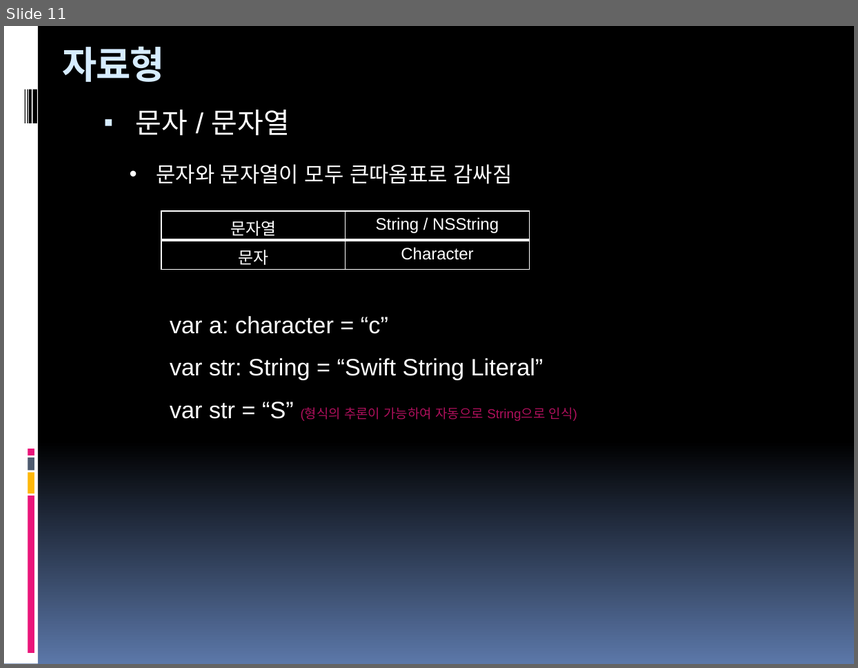
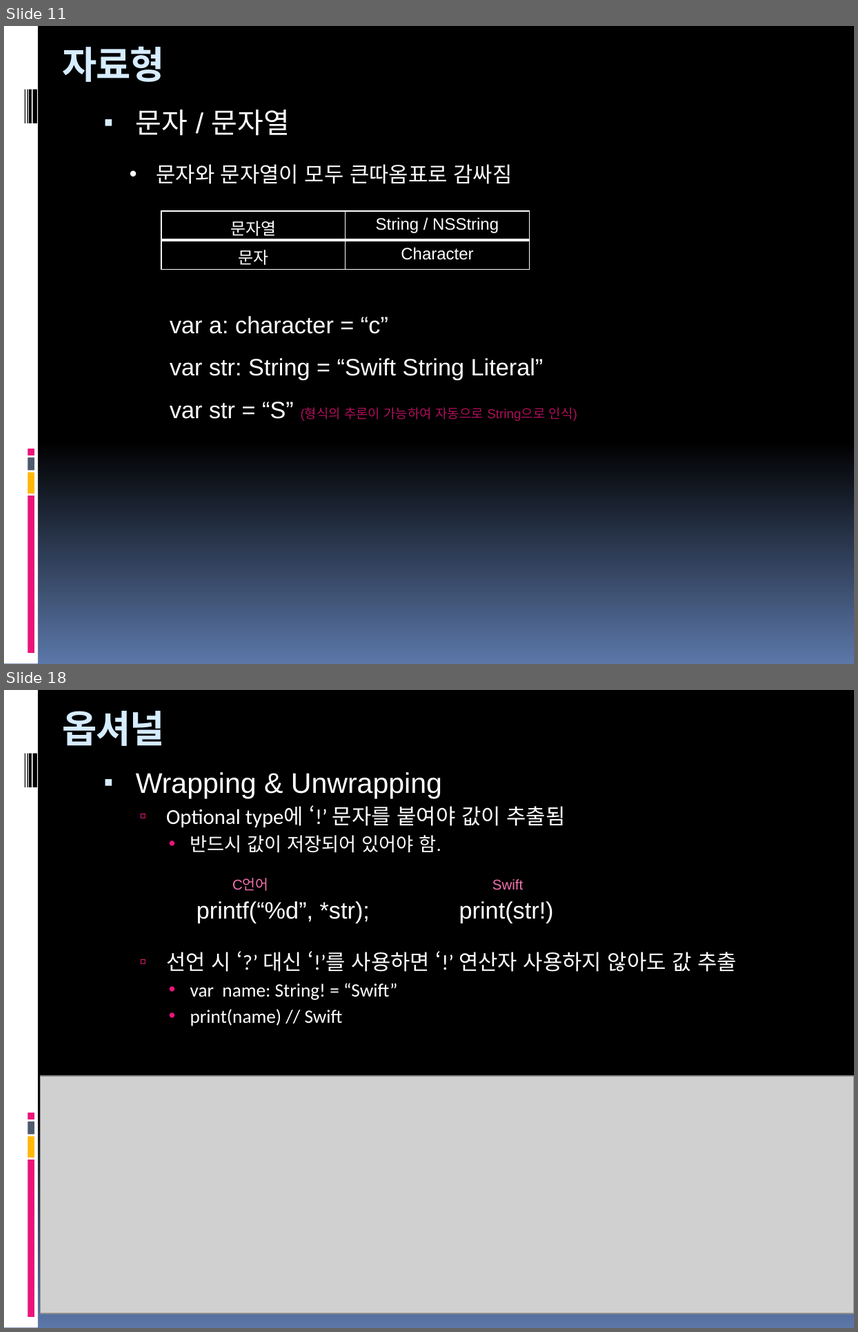
Before and after one commit to hounga13/helloSwift, a slide deck: Swift세미나자료.pptx. Shown one above the other, each under a label of ours: slide 11 before the commit, slides 11 and 18 after it; the slides between them are not shown. The pictures are 858x668 and 858x1332 pixels, drawn with LibreOffice and Linux fonts; fonts in the diff are those of the drawing; grey boxes stand for pictures. Boxes give left, top, right and bottom in pixels: in the first picture for what was removed or moved away, otherwise in the second. Text is boxed around its words. In the diff, an @@ line names an element or a change of style, - is before the commit and + after.

```diff
--- a/Swift세미나자료.pptx
+++ b/Swift세미나자료.pptx
@@ slide 18 added at box(4, 690, 854, 1328), background gradient #000000 to #5B77A8; not listed: 9 template elements that a slide beside it also shows @@
@@ title added at box(63, 711, 165, 746), 32 pt, text #D6ECFF, bold @@
+옵셔널
@@ text added at box(136, 772, 737, 1026), 18 pt, text #FFFFFF @@
+▪ Wrapping & Unwrapping
+  ▫ Optional type에 ‘!’ 문자를 붙여야 값이 추출됨
+    • 반드시 값이 저장되어 있어야 함.
+  ▫ 선언 시 ‘?’ 대신 ‘!’를 사용하면 ‘!’ 연산자 사용하지 않아도 값 추출
+    • var name: String! = “Swift”
+    • print(name) // Swift
@@ group added at box(197, 878, 554, 923): 4 texts @@
+printf(“%d”, *str);
+print(str!)
+C언어
+Swift
@@ picture added at box(41, 1076, 854, 1313) @@
```
Also in this commit, not shown: 1 slide changed, 7 other slides added, 2 other files.
